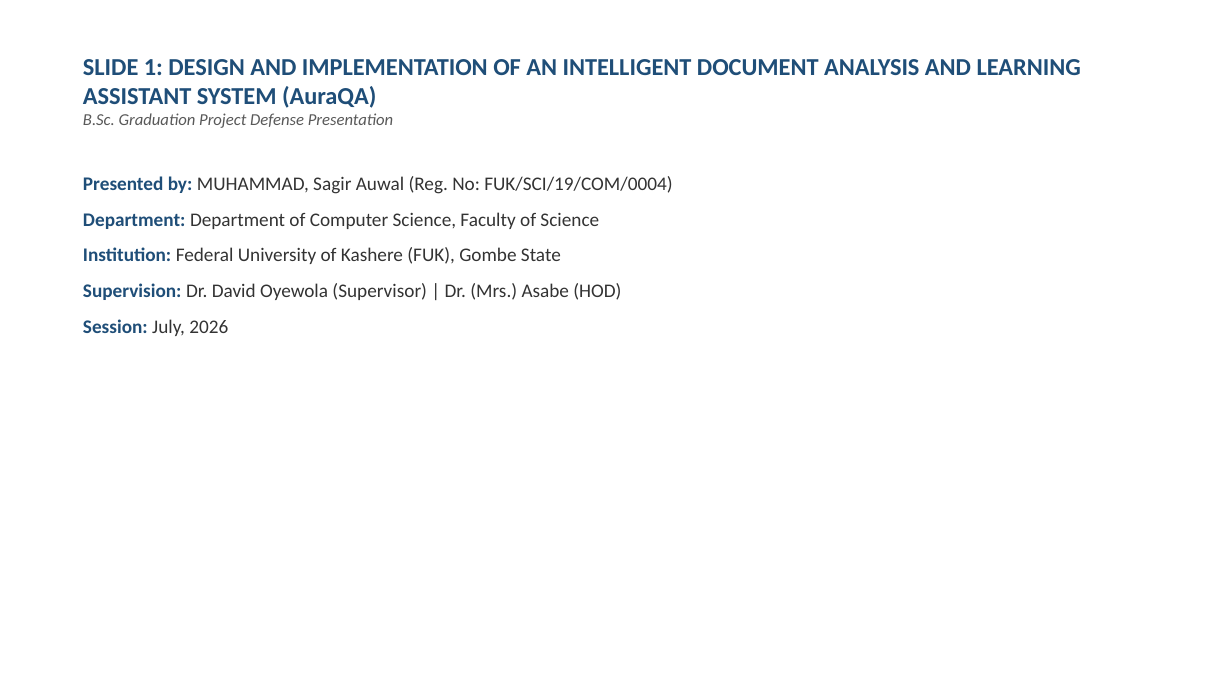
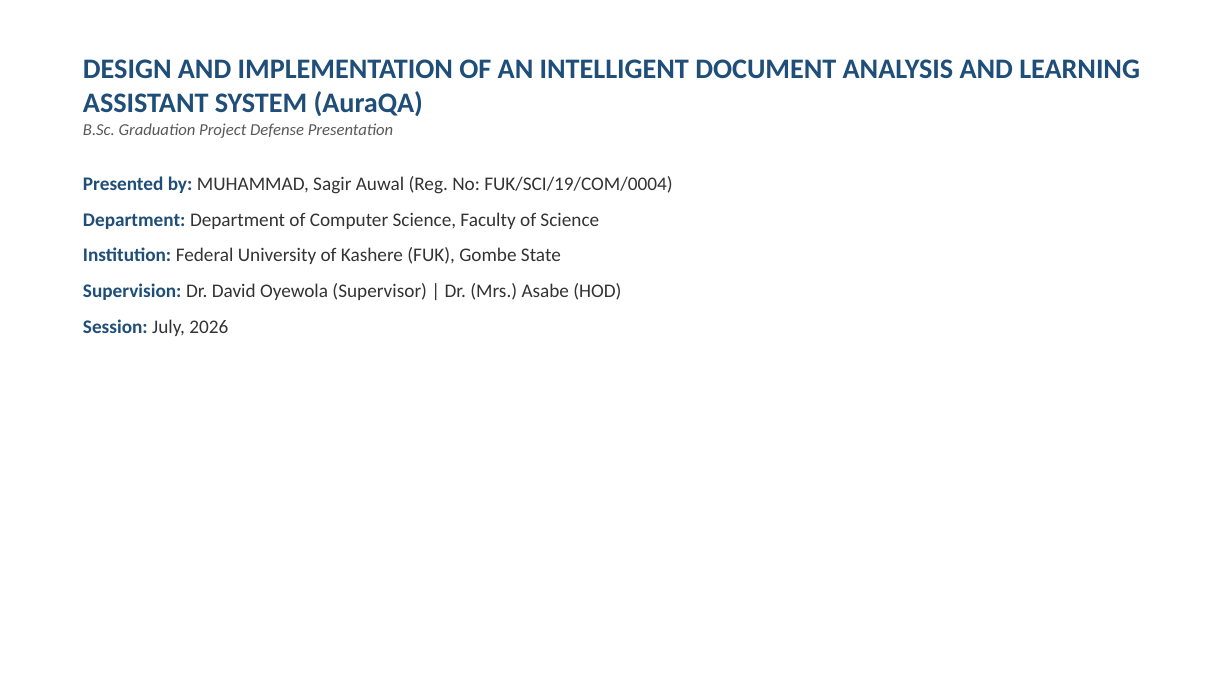
Before and after one commit to SageerAuwal/AuraQA, a slide deck: slide 1 of Professional_Project_Defense_Presentation_AuraQA.pptx. Drawn at 1232x693 pixels with LibreOffice and Linux fonts; fonts in the diff are those of the drawing. Boxes give left, top, right and bottom in pixels: in the first picture for what was removed or moved away, otherwise in the second. Text is boxed around its words. In the diff, an @@ line names an element or a change of style, - is before the commit and + after.

```diff
--- a/Professional_Project_Defense_Presentation_AuraQA.pptx
+++ b/Professional_Project_Defense_Presentation_AuraQA.pptx
@@ text at box(83, 59, 1140, 116): text changed; size 19 to 22 pt @@
-SLIDE 1: DESIGN AND IMPLEMENTATION OF AN INTELLIGENT DOCUMENT ANALYSIS AND LEARNING ASSISTANT SYSTEM (AuraQA)
+DESIGN AND IMPLEMENTATION OF AN INTELLIGENT DOCUMENT ANALYSIS AND LEARNING ASSISTANT SYSTEM (AuraQA)
```
Also in this commit, not shown: 6 other slides changed, 1 slide removed, 2 other files.
